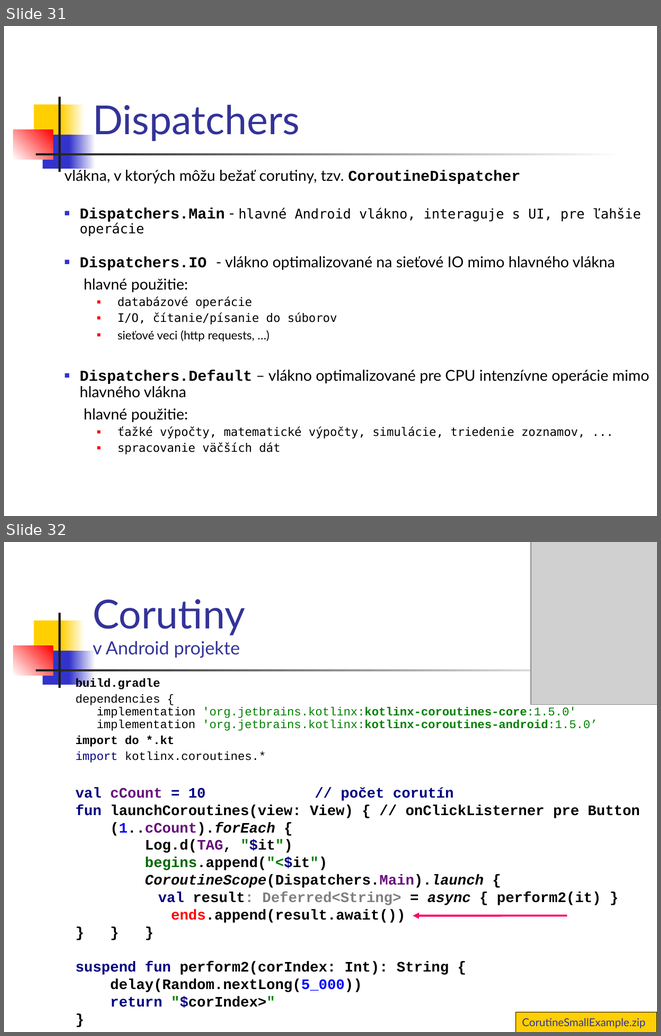
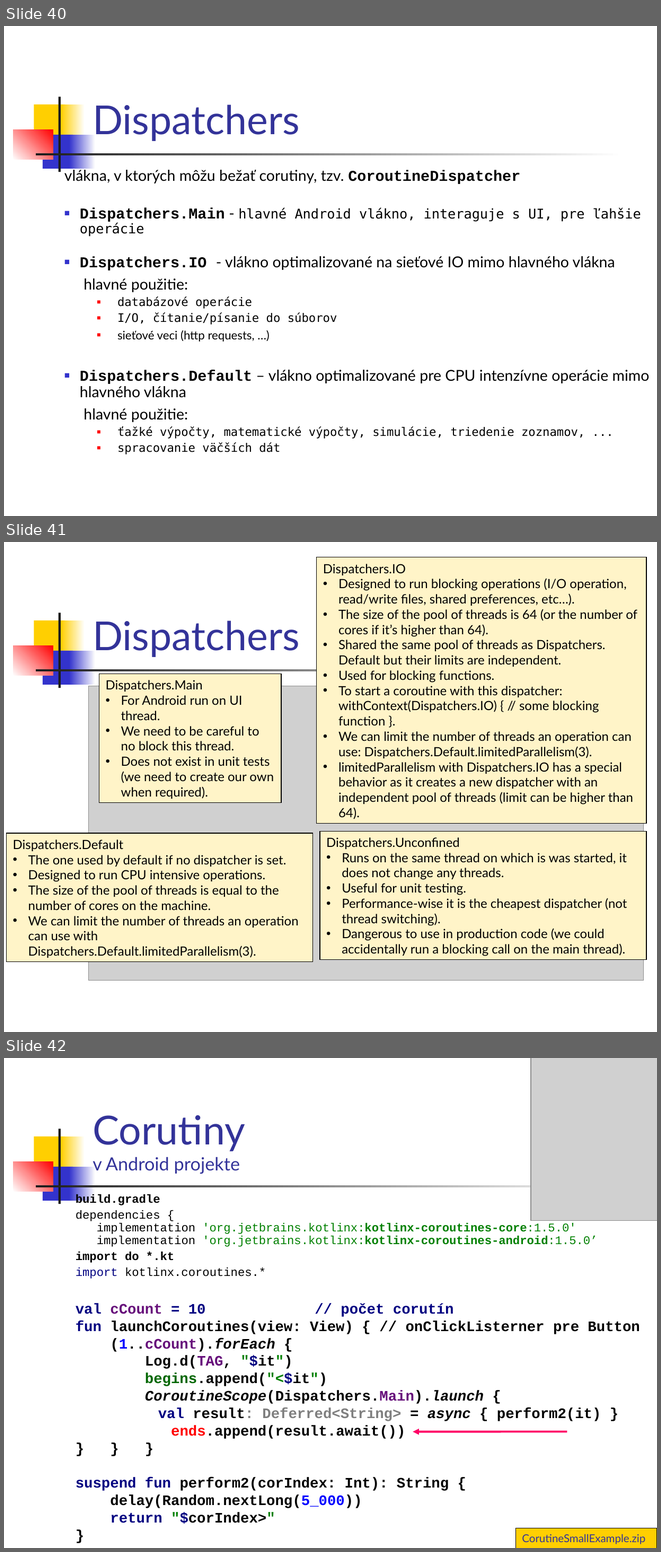
Before and after one commit to vmandro/Prednasky, a slide deck: 10/10_Android.ppt. Shown one above the other, each under a label of ours: slides 31 and 32 before the commit, slides 40, 41 and 42 after it. The pictures are 661x1036 and 661x1552 pixels, drawn with LibreOffice and Linux fonts; fonts in the diff are those of the drawing; grey boxes stand for pictures. Boxes give left, top, right and bottom in pixels: in the first picture for what was removed or moved away, otherwise in the second. Text is boxed around its words. In the diff, an @@ line names an element or a change of style, - is before the commit and + after.

```diff
--- a/10/10_Android.ppt
+++ b/10/10_Android.ppt
@@ slide 41 added at <box>4,542,657,1032</box>, background #FFFFFF; not listed: 7 template elements that a slide beside it also shows @@
@@ rectangle added at <box>317,557,646,823</box>, fill #FFF4C8, outline #000000 0.74 pt, 14 pt, text #000000 @@
+Dispatchers.IO
+• Designed to run blocking operations (I/O operation, read/write files, shared preferences, etc…).
+• The size of the pool of threads is 64 (or the number of cores if it’s higher than 64).
+• Shared the same pool of threads as Dispatchers. Default but their limits are independent.
+• Used for blocking functions.
+• To start a coroutine with this dispatcher: withContext(Dispatchers.IO) { // some blocking function }.
+• We can limit the number of threads an operation can use: Dispatchers.Default.limitedParallelism(3).
+• limitedParallelism with Dispatchers.IO has a special behavior as it creates a new dispatcher with an independent pool of threads (limit can be higher than 64).
@@ title added at <box>93,620,300,657</box>, 44 pt, text #333399 @@
+Dispatchers
@@ rectangle added at <box>99,674,282,803</box>, fill #FFF4C8, outline #000000 0.74 pt, 14 pt, text #000000 @@
+Dispatchers.Main
+• For Android run on UI thread.
+• We need to be careful to no block this thread.
+• Does not exist in unit tests (we need to create our own when required).
@@ picture added at <box>88,686,643,980</box> @@
@@ rectangle added at <box>7,833,313,962</box>, fill #FFF4C8, outline #000000 0.74 pt, 14 pt, text #000000 @@
+Dispatchers.Default
+• The one used by default if no dispatcher is set.
+• Designed to run CPU intensive operations.
+• The size of the pool of threads is equal to the number of cores on the machine.
+• We can limit the number of threads an operation can use with Dispatchers.Default.limitedParallelism(3).
@@ rectangle added at <box>320,831,646,960</box>, fill #FFF4C8, outline #000000 0.74 pt, 14 pt, text #000000 @@
+Dispatchers.Unconfined
+• Runs on the same thread on which is was started, it does not change any threads.
+• Useful for unit testing.
+• Performance-wise it is the cheapest dispatcher (not thread switching).
+• Dangerous to use in production code (we could accidentally run a blocking call on the main thread).
@@ what was slide 31 is now slide 40 @@
@@ what was slide 32 is now slide 42 @@
```
Also in this commit, not shown: 8 slides changed, 9 other slides added, 4 other files.
